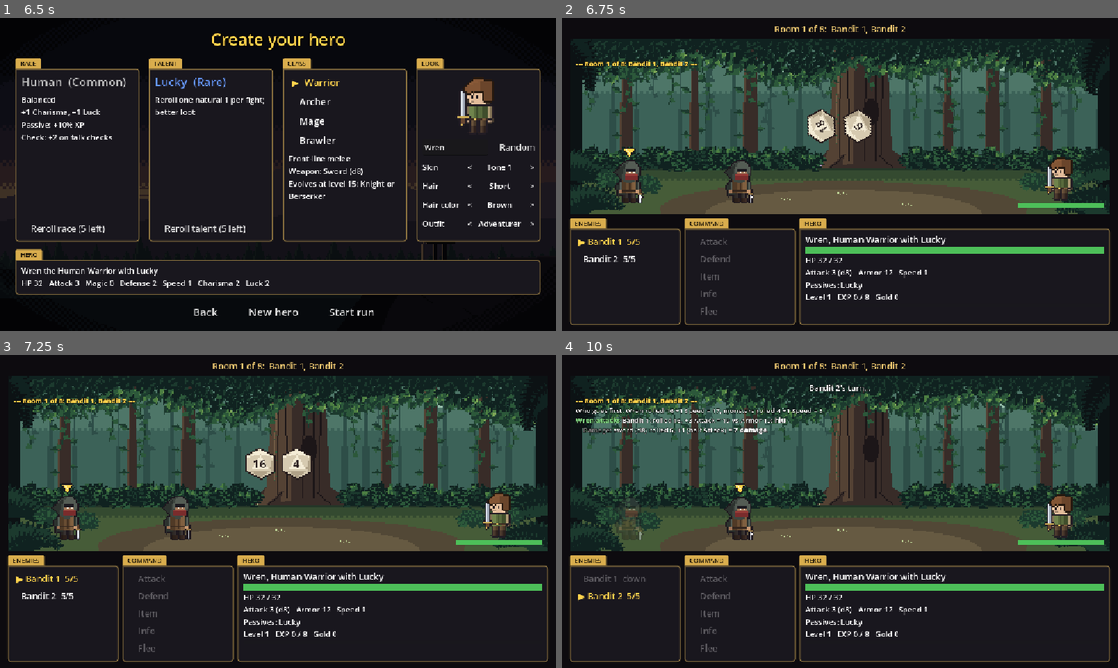
Above: before the commit, frames 1-4 (two rows, left to right).
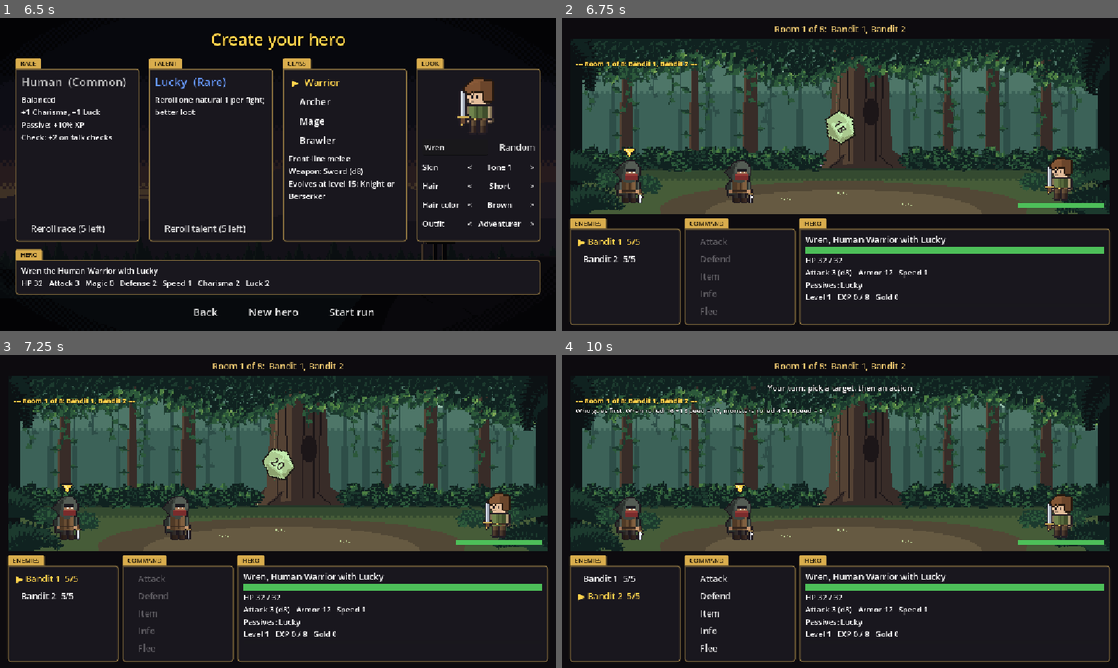
Above: after the commit, the same moments.

Repository: khasmn/project-k
Game: Godot game, scene res://scenes/menu/main_menu.tscn
Two runs of this game, one before a commit and one after it. Both use one fixed random seed, a clock stepped at 60 frames per second and the inputs below.
Inputs (mouse positions are in pixels of both pictures, inside the frame that each line leads up to):
- Up to frame 1 (6.5 s): click "New Game" at 0.5 s; click "New hero" at 1.25 s; click "▶ New hero" at 2 s; click "▶ New hero" at 2.75 s; click "Warrior" at 3.5 s; click "New hero" at 4.25 s; click "Warrior" at 5 s; click "▶ Warrior" at 5.75 s
- Up to frame 2 (6.75 s): click "Start run" at 6.5 s
- Up to frame 3 (7.25 s): no input
- Up to frame 4 (10 s): click (628, 517) at 7.27 s; click (739, 577) at 8 s, where only the run before the commit has a clickable "Attack"; click (739, 517) at 8.77 s; click "▶ Bandit 2 5/5" at 9.5 s

Frame 1 is identical in both runs. In frame 2, 1.0% of the frame differs, in the area x 44-56%, y 29-41%; in frame 3, 0.9%; in frame 4, 1.7%, in the area x 2-63%, y 9-95%.

Commit message:
Longer dice throws, green dice for the hero and red for monsters
Co-Authored-By: Claude Opus 5.5 <noreply@anthropic.com>

Diff:
--- /dev/null
+++ b/control.tscn
@@ -0,0 +1,9 @@
+[gd_scene format=3 uid="uid://bwmsxmlkbjkrt"]
+
+[node name="Control" type="Control" unique_id=119959406]
+layout_mode = 3
+anchors_preset = 15
+anchor_right = 1.0
+anchor_bottom = 1.0
+grow_horizontal = 2
+grow_vertical = 2
--- a/scenes/ui/flat_button.tres
+++ b/scenes/ui/flat_button.tres
@@ -1,4 +1,4 @@
-[gd_resource type="StyleBoxEmpty" format=3]
+[gd_resource type="StyleBoxEmpty" format=3 uid="uid://buolqi31pejca"]
 
 [resource]
 content_margin_left = 6.0
--- a/scripts/combat/combat_screen.gd
+++ b/scripts/combat/combat_screen.gd
@@ -82,7 +82,9 @@
 	# Initiative: your d20 + Speed vs one d20 for the group + its fastest Speed. Ties go to the monsters (Elf wins ties).
 	var hero_rolls: Array[int] = Dice.roll_d20s(hero.roll_mode())
 	var hero_init: int = Dice.keep(hero_rolls, hero.roll_mode()) + hero.speed
+	await dice.show_rolls(true)
 	var enemy_roll: int = Dice.roll_d20()
+	await dice.show_rolls(false)
 	var fastest: int = _fastest_speed()
 	var enemy_init: int = enemy_roll + fastest
 	var order: String = "Who goes first: %s rolled %s %+d Speed = %d, monsters rolled %d %+d Speed = %d." % [
@@ -90,7 +92,6 @@
 	if hero_init == enemy_init:
 		order += " Tie! %s first." % (
 			"%s (%s wins ties) goes" % [hero.display_name, hero.passive("wins_ties")] if hero.wins_ties else "The monsters go")
-	await dice.show_rolls()
 	_log(order)
 	if hero_init > enemy_init or (hero_init == enemy_init and hero.wins_ties):
 		_hero_turn()
@@ -138,7 +139,7 @@
 func _on_attack() -> void:
 	_set_buttons_enabled(false)
 	var line: String = hero.strike(target)
-	await dice.show_rolls()  # the strike is already decided; show its dice, then the result
+	await dice.show_rolls(true)  # the strike is already decided; show its dice, then the result
 	_log(line)
 	_after_action()
 
@@ -192,7 +193,7 @@
 	var result: Dictionary = Dice.check(hero.speed, dc, hero.roll_mode())
 	var line: String = "%s tries to flee: rolled %s, %+d Speed = %d vs %d (10 + fastest monster's Speed)" % [
 		hero.display_name, hero.rolled_text(result.rolls), hero.speed, result.total, dc]
-	await dice.show_rolls()
+	await dice.show_rolls(true)
 	if not result.success:
 		_log(line + ": failed!")
 		_enemy_turn()
@@ -221,7 +222,7 @@
 		# await pauses this function until the timer runs out, so the turns don't happen instantly.
 		await get_tree().create_timer(ENEMY_TURN_DELAY).timeout
 		var line: String = foe.strike(hero)
-		await dice.show_rolls()
+		await dice.show_rolls(false)
 		_log(line)
 		_update_labels()
 		if not hero.is_alive():
--- a/scripts/ui/dice_tray.gd
+++ b/scripts/ui/dice_tray.gd
@@ -3,15 +3,17 @@
 ## Dice tumbling in the middle of the battle area, landing on rolls the Dice module already made.
 ## Only for show: the results are decided before the animation starts.
 
-const SPIN_TIME: float = 0.6
-const HOLD_TIME: float = 0.25
+const SPIN_TIME: float = 1.1
+const HOLD_TIME: float = 0.4
 const DIE_SIZE: int = 72
-const INK: Color = Color(0.16, 0.12, 0.12)
+## Who rolls sets the die color, so your dice never get mixed up with the monsters': [die tint, number color].
+const HERO_COLORS: Array[Color] = [Color(0.8, 1, 0.82), Color(0.16, 0.12, 0.12)]
+const MONSTER_COLORS: Array[Color] = [Color(0.6, 0.22, 0.24), Color(1, 0.92, 0.86)]
 
 
 ## Show the rolls noted since the last call. Rolls of the same die land together
 ## (both d20s of advantage, or both initiative d20s); a different die starts a new throw.
-func show_rolls() -> void:
+func show_rolls(hero_rolls: bool) -> void:
 	var rolls: Array = Dice.history.duplicate()
 	Dice.history.clear()
 	while not rolls.is_empty():
@@ -19,10 +21,10 @@
 		var results: Array[int] = []
 		while not rolls.is_empty() and rolls[0][0] == sides:
 			results.append(rolls.pop_front()[1])
-		await _throw(sides, results)
+		await _throw(sides, results, HERO_COLORS if hero_rolls else MONSTER_COLORS)
 
 
-func _throw(sides: int, results: Array[int]) -> void:
+func _throw(sides: int, results: Array[int], colors: Array[Color]) -> void:
 	var numbers: Array[Label] = []
 	for value in results:
 		var die: TextureRect = TextureRect.new()
@@ -31,12 +33,13 @@
 		die.size_flags_vertical = Control.SIZE_SHRINK_CENTER  # keep the die square, not stretched to the area
 		die.expand_mode = TextureRect.EXPAND_IGNORE_SIZE
 		die.pivot_offset = Vector2(DIE_SIZE, DIE_SIZE) / 2  # spin around the middle
+		die.self_modulate = colors[0]  # self_ = tint the die only, not the number on it
 		var number: Label = Label.new()
 		number.set_anchors_preset(Control.PRESET_FULL_RECT)
 		number.horizontal_alignment = HORIZONTAL_ALIGNMENT_CENTER
 		number.vertical_alignment = VERTICAL_ALIGNMENT_CENTER
 		number.add_theme_font_size_override("font_size", 24)
-		number.add_theme_color_override("font_color", INK)
+		number.add_theme_color_override("font_color", colors[1])
 		die.add_child(number)
 		add_child(die)
 		numbers.append(number)
@@ -53,7 +56,7 @@
 	for i in numbers.size():
 		numbers[i].text = str(results[i])
 		if sides == 20 and results[i] in [1, 20]:  # natural 20 gold, natural 1 red
-			numbers[i].get_parent().modulate = Color(1, 0.85, 0.35) if results[i] == 20 else Color(1, 0.5, 0.45)
+			numbers[i].get_parent().self_modulate = Color(1, 0.85, 0.35) if results[i] == 20 else Color(1, 0.5, 0.45)
 	await get_tree().create_timer(HOLD_TIME).timeout
 	for die in get_children():
 		die.queue_free()
Not shown, changed: docs/memory/decisions.md
